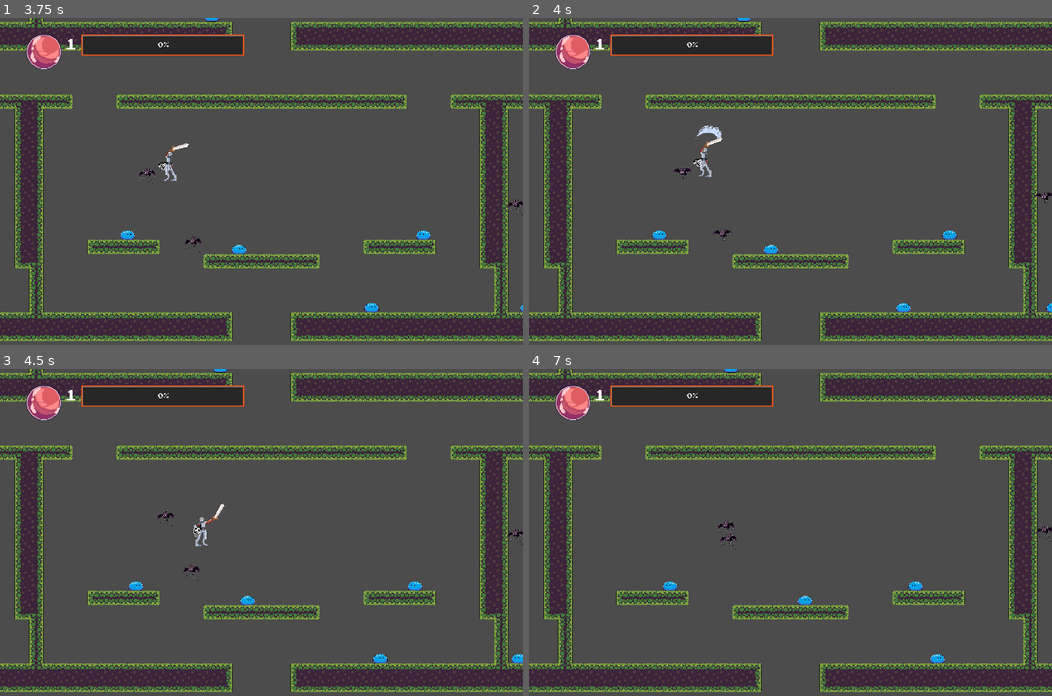
Above: before the commit, frames 1-4 (two rows, left to right).
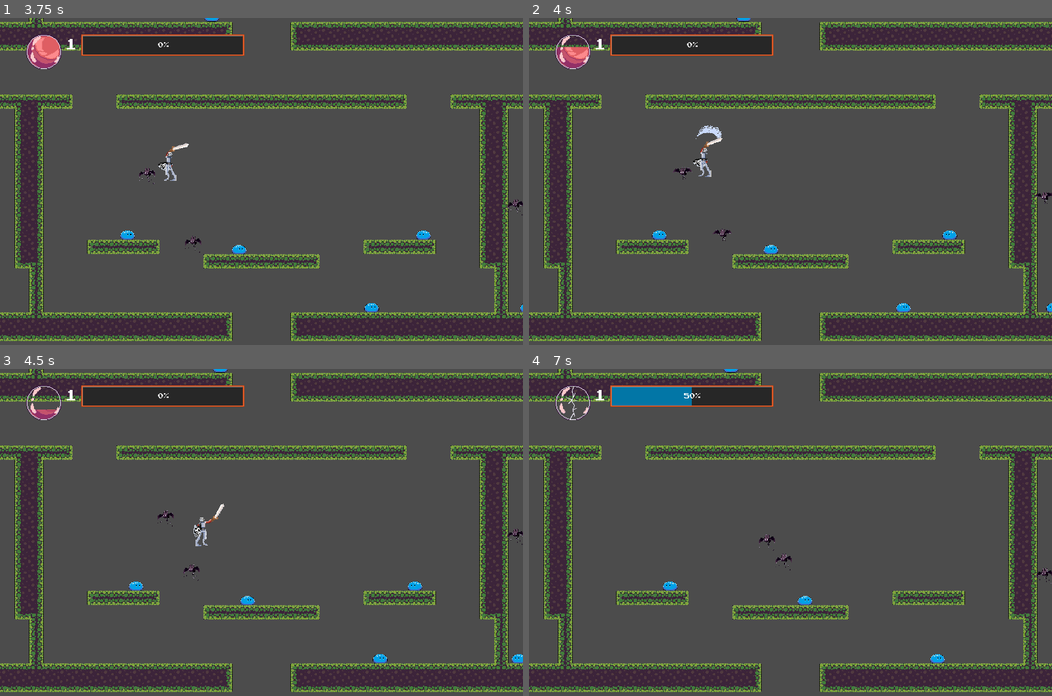
Above: after the commit, the same moments.

Repository: Sntx626/uol-gamejam-7
Game: Godot game, scene res://scenes/main_scene.tscn
Same seed, same stepped clock (60 frames per second), same inputs: the game is played once before the commit and once after it.
Inputs (mouse positions are in pixels of both pictures, inside the frame that each line leads up to):
- Up to frame 1 (3.75 s): move the mouse to (235, 246) at 0.52 s; hold D (move_right) 0.53-2.03 s; click (235, 246) at 0.6 s; tap W (jump) at 0.77, 1.52, 3.02 s; move the mouse to (418, 230) at 1.27 s; click (418, 230) at 1.35 s; move the mouse to (104, 132) at 2.02 s; hold A (move_left) from 2.03 s (still down); click (104, 132) at 2.1 s; move the mouse to (287, 181) at 2.77 s; click (287, 181) at 2.85 s; move the mouse to (183, 99) at 3.52 s; click (183, 99) at 3.6 s
- Up to frame 2 (4 s): keep holding A (move_left); tap W (jump) at 3.77 s
- Up to frame 3 (4.5 s): move the mouse to (376, 516) at 4.27 s; release A (move_left) at 4.28 s; hold D (move_right) from 4.28 s (still down); click (376, 516) at 4.35 s
- Up to frame 4 (7 s): keep holding D (move_right); tap W (jump) at 4.52, 6.02, 6.77 s; move the mouse to (685, 548) at 5.02 s; click (685, 548) at 5.1 s; move the mouse to (842, 460) at 5.77 s; click (842, 460) at 5.85 s; move the mouse to (764, 597) at 6.52 s; click (764, 597) at 6.6 s

Frame 1 is identical in both runs. In frame 2, 0.1% of the frame differs, in the area x 5-12%, y 5-9%; in frame 3, 0.3%; in frame 4, 1.7%, in the area x 5-100%, y 5-68%.
Error before the commit: Invalid get index 'level' (on base: 'previously freed instance'). (res://scenes/UI.gd:23)

Commit message:
Finished UI

Diff:
--- a/src/Player.gd
+++ b/src/Player.gd
@@ -167,7 +167,8 @@
 		yield(blink(), "completed")
 		health -= 1
 		if (health <= 0):
-			queue_free()
+			health = 0
+			visible = false
 	pass # Replace with function body.
 
 func blink():
--- /dev/null
+++ b/src/assets/player/healthbar.tres
@@ -0,0 +1,3 @@
+[gd_resource type="AnimatedTexture" format=2]
+
+[resource]
--- a/src/scenes/UI.gd
+++ b/src/scenes/UI.gd
@@ -15,9 +15,15 @@
 
 func _process(delta):
 	setExperienceBar()
+	setHealth()
+
+var atlasHealthSize = Vector2(10, 10)
 
 func setHealth():
-	pass
+	var healthProcent = 1-float(player.health)/player.max_health
+	var index = int(healthProcent * 97)
+	print(98*(index%10), "|", 96*(index/10))
+	healthTexture.texture.region = Rect2(98*(index%10), 96*(index/10), 98, 96)
 
 func setExperienceBar():
 	levelLabel.set_text(str(player.level))
--- a/src/scenes/main_scene.tscn
+++ b/src/scenes/main_scene.tscn
@@ -11,7 +11,7 @@
 [sub_resource type="AtlasTexture" id=3]
 flags = 4
 atlas = ExtResource( 7 )
-region = Rect2( 0, 0, 98, 96 )
+region = Rect2( 784, 864, 98, 96 )
 
 [sub_resource type="DynamicFont" id=1]
 size = 40
